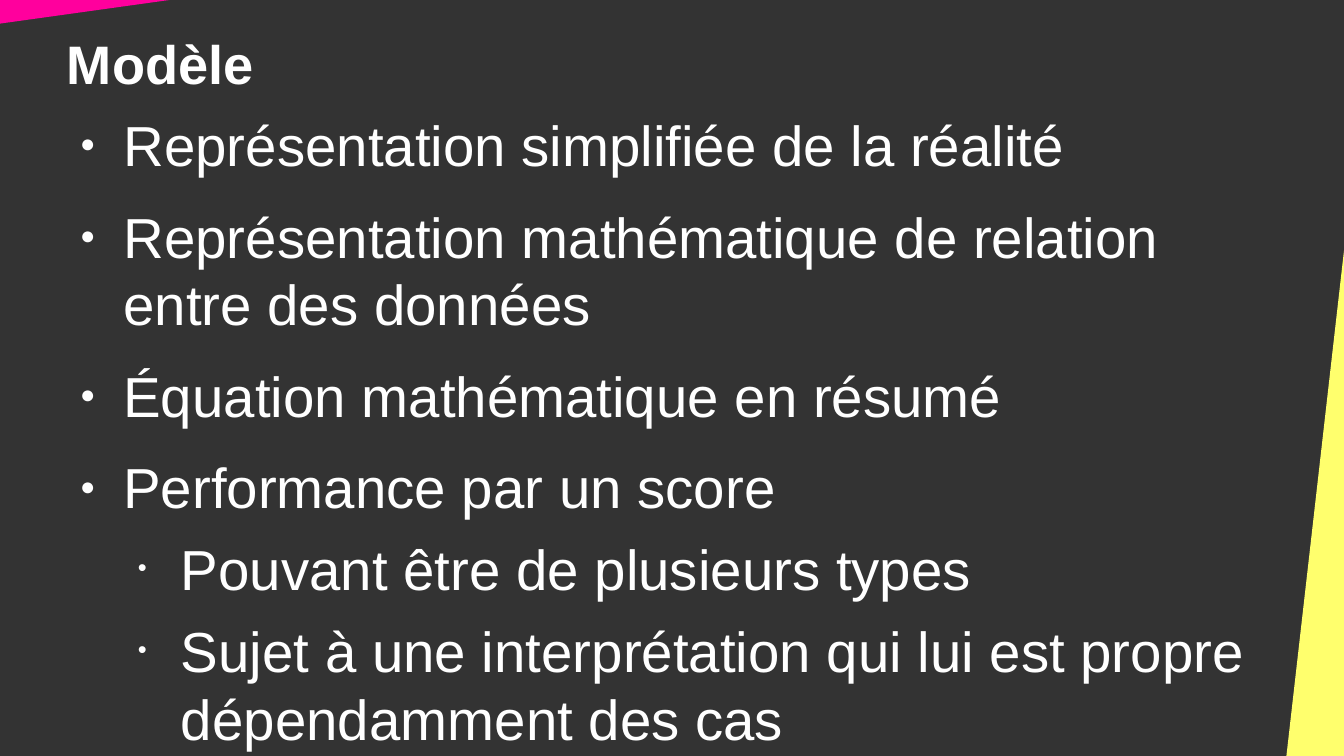
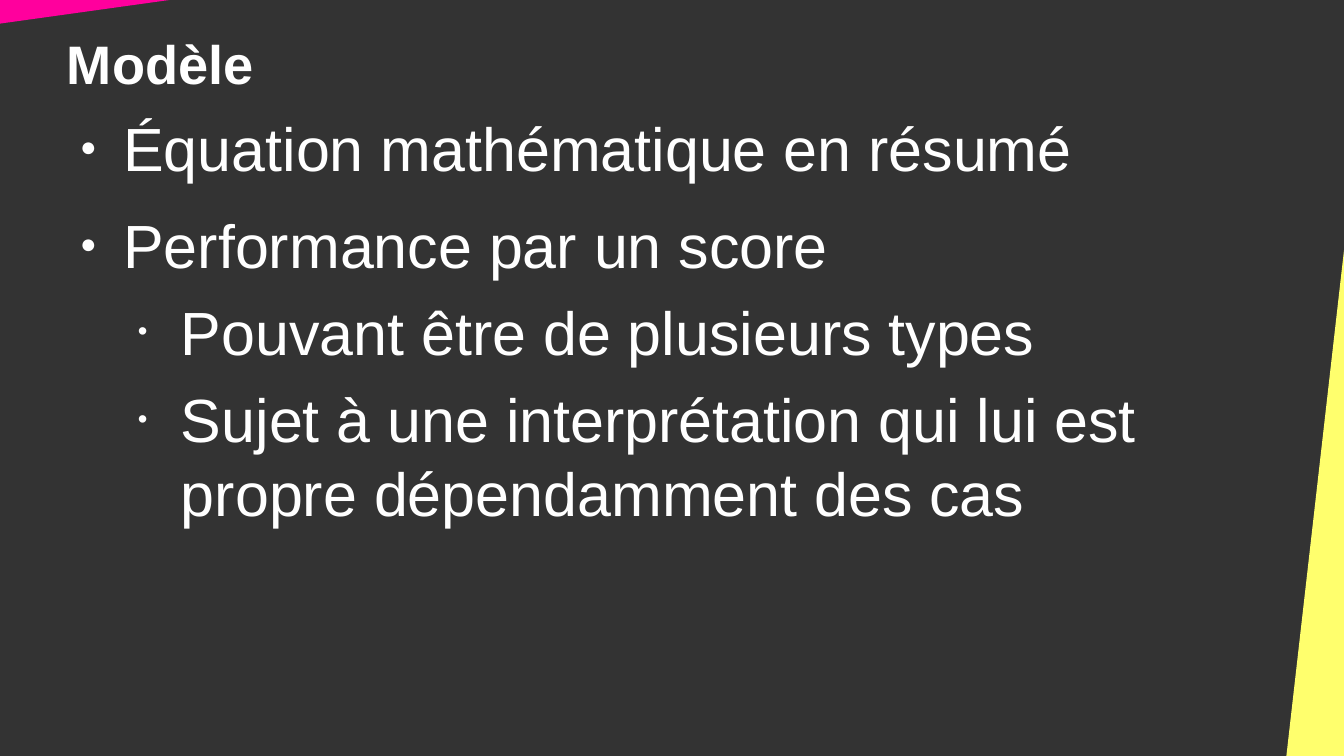
Before and after one commit to DanYellow/cours, a slide deck: slide 15 of big-data-s4/travaux-pratiques/numero-6/presentation.odp (slide 13 before the commit). Drawn at 1344x756 pixels with LibreOffice and Linux fonts; fonts in the diff are those of the drawing. Boxes give left, top, right and bottom in pixels: in the first picture for what was removed or moved away, otherwise in the second. Text is boxed around its words. In the diff, an @@ line names an element or a change of style, - is before the commit and + after.

```diff
--- a/big-data-s4/travaux-pratiques/numero-6/presentation.odp
+++ b/big-data-s4/travaux-pratiques/numero-6/presentation.odp
@@ text "Équation mathématique en résumé" at (123,122,1135,527): size 33.3 to 36 pt @@
@@ text at (123,124,1158,326): paragraphs removed @@
-● Représentation simplifiée de la réalité
-● Représentation mathématique de relation entre des données
```
Also in this commit, not shown: 27 other slides changed, 2 slides added, 5 other files.
